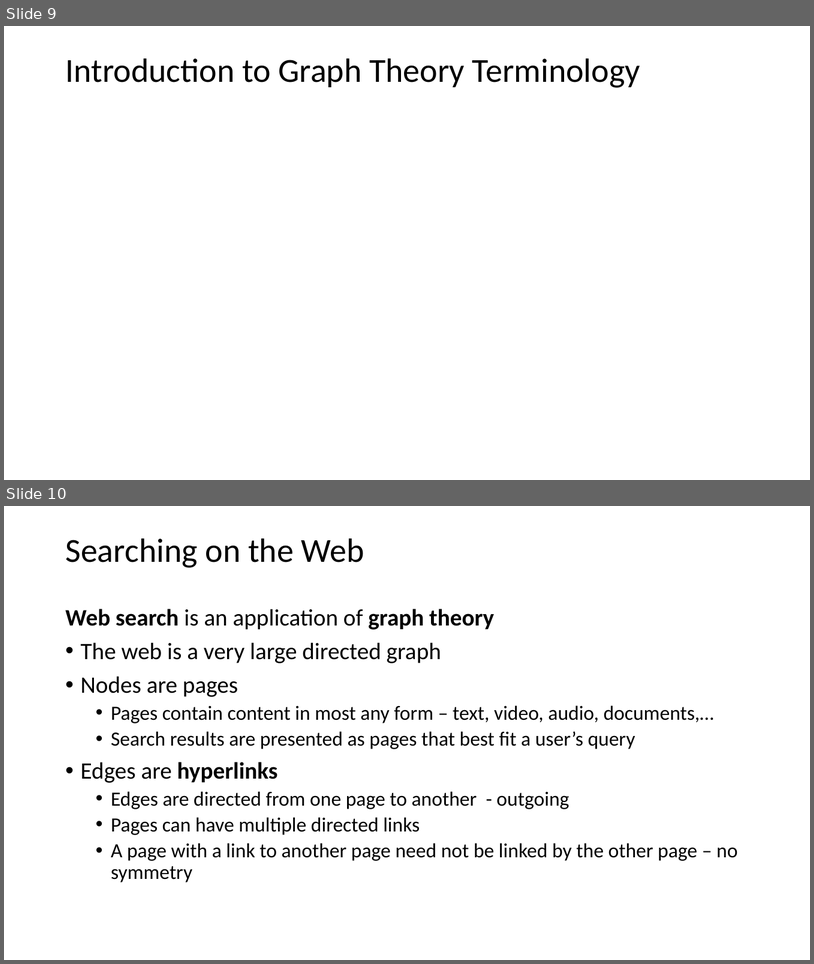
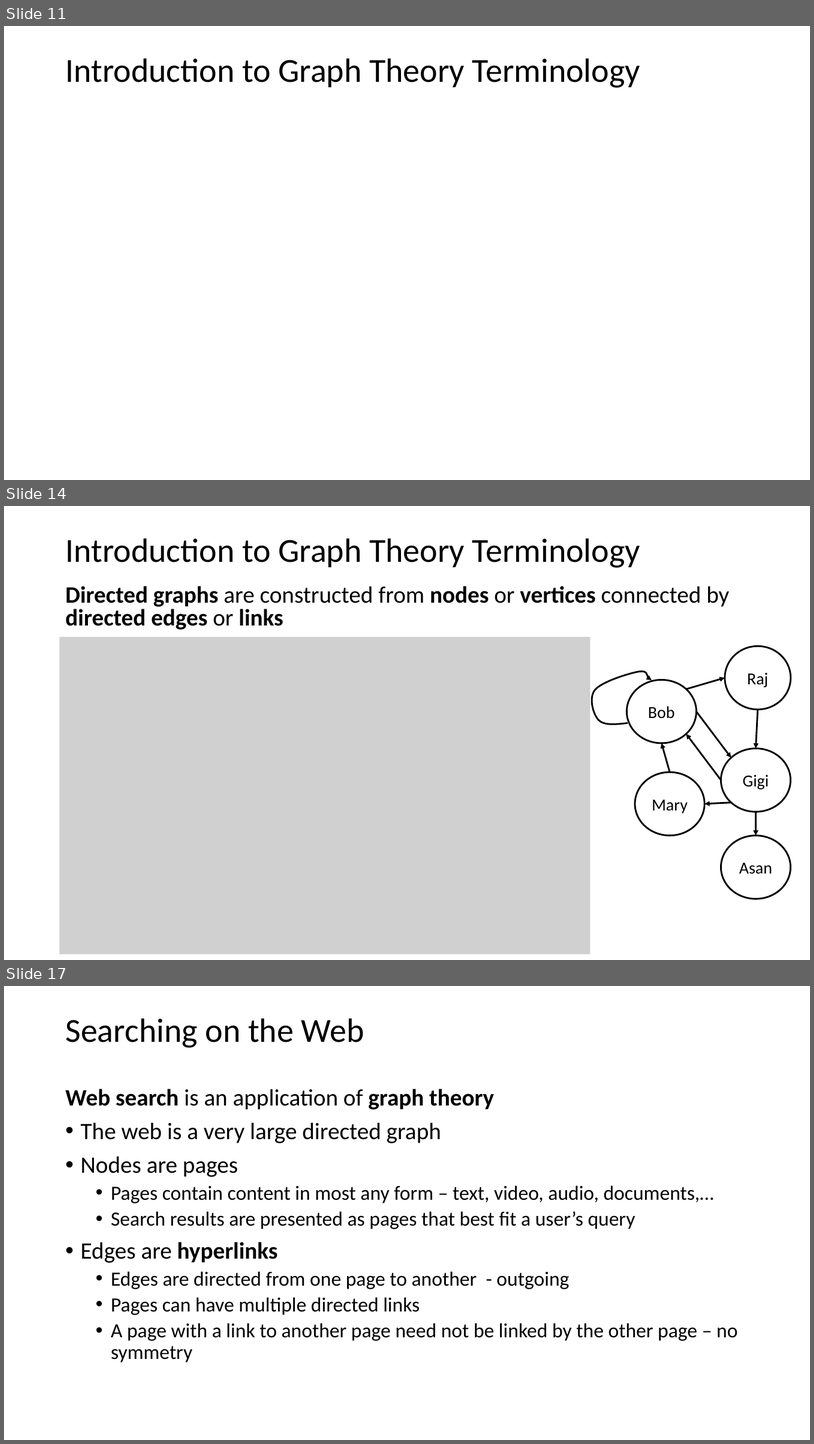
Before and after one commit to StephenElston/CSCI-E-108, a slide deck: slides/5_WebSearching.pptx. Shown one above the other, each under a label of ours: slides 9 and 10 before the commit, slides 11, 14 and 17 after it; the slides between them are not shown. The pictures are 814x964 and 814x1444 pixels, drawn with LibreOffice and Linux fonts; fonts in the diff are those of the drawing; grey boxes stand for pictures. Boxes give left, top, right and bottom in pixels: in the first picture for what was removed or moved away, otherwise in the second. Text is boxed around its words. In the diff, an @@ line names an element or a change of style, - is before the commit and + after.

```diff
--- a/slides/5_WebSearching.pptx
+++ b/slides/5_WebSearching.pptx
@@ slide 14 added at (x1=4, y1=506, x2=810, y2=960), background #FFFFFF @@
@@ title added at (x1=65, y1=538, x2=641, y2=568), 40 pt, text #000000 @@
+Introduction to Graph Theory Terminology
@@ text added at (x1=65, y1=586, x2=729, y2=630), 28 pt, text #000000, bold @@
+Directed graphs are constructed from nodes or vertices connected by directed edges or links
@@ picture added at (x1=60, y1=637, x2=591, y2=954) @@
@@ ellipse added at (x1=725, y1=646, x2=791, y2=710), outline #000000 2 pt, 20 pt, text #000000 @@
+Raj
@@ freeform shape added at (x1=584, y1=657, x2=653, y2=734), outline #000000 2 pt @@
@@ ellipse added at (x1=627, y1=679, x2=696, y2=743), outline #000000 2 pt, 20 pt, text #000000 @@
+Bob
@@ arrow added from (686, 688) to (725, 678), #000000 2 pt @@
@@ arrow added from (696, 711) to (732, 757), #000000 2 pt @@
@@ arrow added from (758, 709) to (756, 748), #000000 2 pt @@
@@ arrow added from (722, 780) to (686, 733), #000000 2 pt @@
@@ arrow added from (670, 772) to (662, 743), #000000 2 pt @@
@@ ellipse added at (x1=722, y1=748, x2=791, y2=812), outline #000000 2 pt, 20 pt, text #000000 @@
+Gigi
@@ ellipse added at (x1=636, y1=772, x2=705, y2=835), outline #000000 2 pt, 20 pt, text #000000 @@
+Mary
@@ arrow added from (732, 802) to (705, 804), #000000 2 pt @@
@@ arrow added from (756, 811) to (756, 835), #000000 2 pt @@
@@ ellipse added at (x1=722, y1=835, x2=791, y2=898), outline #000000 2 pt, 20 pt, text #000000 @@
+Asan
@@ what was slide 9 is now slide 11 @@
@@ what was slide 10 is now slide 17 @@
```
Also in this commit, not shown: 2 slides changed, 6 other slides added, 6 other files.
